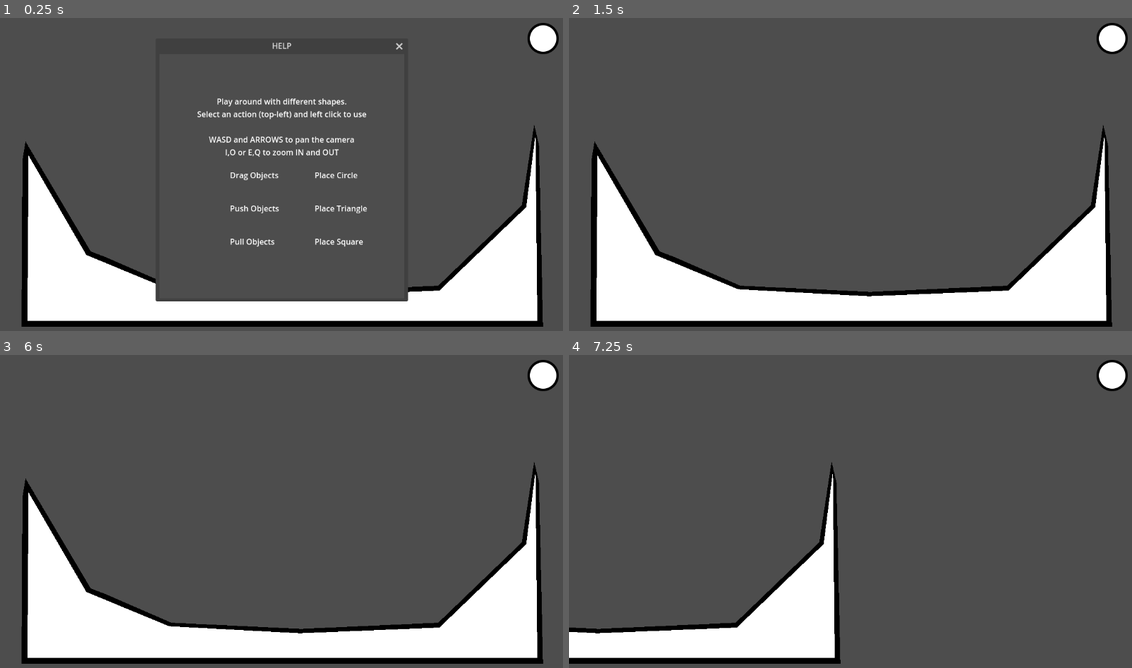
Above: before the commit, frames 1-4 (two rows, left to right).
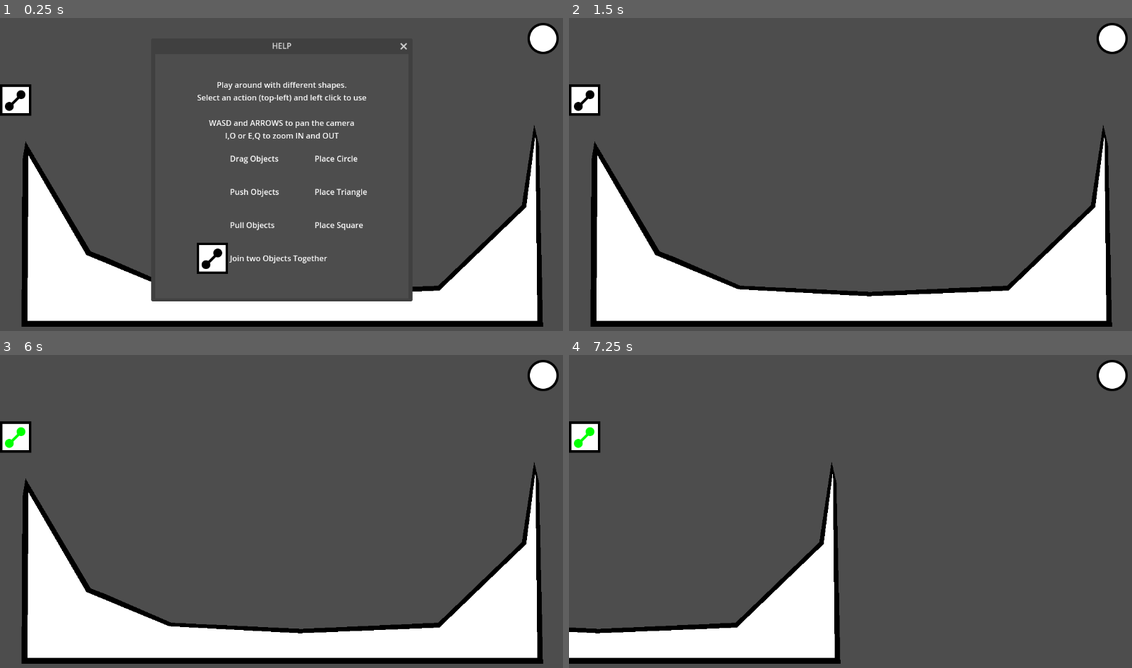
Above: after the commit, the same moments.

Repository: OgGhostJelly/With-my-balls
Game: Godot game, scene res://objects/game/game.tscn
Two runs of this game, one before a commit and one after it. Both use one fixed random seed, a clock stepped at 60 frames per second and the inputs below.
Inputs (mouse positions are in pixels of both pictures, inside the frame that each line leads up to):
- Up to frame 1 (0.25 s): no input
- Up to frame 2 (1.5 s): click (1109, 39) at 0.5 s; click (585, 33) at 1.25 s
- Up to frame 3 (6 s): click (50, 370) at 2 s; click (84, 370) at 2.75 s; click (16, 405) at 3.5 s; click (50, 405) at 4.25 s; click (84, 405) at 5 s; click (16, 436) at 5.77 s
- Up to frame 4 (7.25 s): tap Enter at 6.5 s; move the mouse to (974, 498) at 6.52 s; hold D (move_right) from 6.53 s (still down); click (974, 498) at 6.6 s

The runs differ from the first frame. In frame 1, 4.3% of the frame differs, in the area x 0-74%, y 7-91%; in frame 2, 0.6%; in frame 3, 0.6%; in frame 4, 0.6%.

Commit message:
Join Update
update export presets
join action
clean up code

Diff:
--- a/autoloads/PhysicsCursor/PhysicsCursor.gd
+++ b/autoloads/PhysicsCursor/PhysicsCursor.gd
@@ -7,25 +7,25 @@
 	circle = preload("res://objects/shape/circle/circle.tscn"),
 	square = preload("res://objects/shape/square/square.tscn"),
 	triangle = preload("res://objects/shape/triangle/triangle.tscn"),
+
+	joint = preload("res://objects/joint/joint.tscn"),
 }
 
 
-var states:  = {
-	place = {
-		circle = place.bind(scenes.circle),
-		square = place.bind(scenes.square),
-		triangle = place.bind(scenes.triangle)
-	},
+var states: = {
+	place_circle = place.bind(scenes.circle),
+	place_square = place.bind(scenes.square),
+	place_triangle = place.bind(scenes.triangle),
 
-	move = {
-		push = move.bind(1),
-		pull = move.bind(-1),
-		drag = func(): printerr('Dragging is outdated please fix')
-	}
+	move_push = move.bind(1),
+	move_pull = move.bind(-1),
+	move_drag = func drag(): printerr('Dragging is outdated please fix'),
+
+	joint_join = join,
 }
 
 
-var state: Callable = states.move.drag:
+var state: Callable = states.move_drag:
 	set(v): state = v; state_changed.emit()
 
 var push_radius: float = 180.0
@@ -39,14 +39,12 @@
 
 func _physics_process(_delta: float) -> void:
 	state.call()
-	PhysicsJointDragger.enabled = state == states.move.drag
+	PhysicsJointDragger.enabled = state == states.move_drag
 
 
 func _unhandled_input(event: InputEvent) -> void:
-	if not event.is_action("interact"):
-		return
-
-	is_interact_pressed = event.is_pressed()
+	if event.is_action("interact"):
+		is_interact_pressed = event.is_pressed()
 
 
 var place_timer_ref: WeakRef = weakref(null)
@@ -99,3 +97,22 @@
 		var collider: RigidBody2D = collision_info.collider
 
 		collider.apply_impulse(mouse_position.direction_to(collider.global_position) * (1 - ( mouse_position.distance_to(collider.global_position) / push_radius )) * push_impulse * modification)
+
+
+var drag
+
+func join() -> void:
+	var create_joint: Callable = func create_joint(node1: Node, node2: Node):
+		var obj: Joint2D = scenes.joint.instantiate()
+		obj.node_a = node1.get_path()
+		obj.node_b = node2.get_path()
+		node1.add_child(obj)
+
+
+	if Input.is_action_just_released("interact"):
+		var hover = Mouse.hover[0] if not Mouse.hover.is_empty() else null
+
+		if is_instance_valid(drag) and is_instance_valid(hover):
+			create_joint.call(drag.object, hover.object)
+
+	drag = Mouse.drag
--- a/classes/PhysicsCursorStateButton.gd
+++ b/classes/PhysicsCursorStateButton.gd
@@ -2,7 +2,7 @@
 class_name PhysicsCursorStateButton
 
 
-@export var state: Array[StringName]
+@export var state: String
 @export var display_hover_on_select: bool = true
 @export var selected: Texture
 @export var normal: Texture
@@ -15,7 +15,7 @@
 
 
 func update_display() -> void:
-	var state_object = PhysicsCursor.states[state[0]][state[1]]
+	var state_object = PhysicsCursor.states[state]
 
 	texture_normal = (
 		selected
@@ -27,4 +27,4 @@
 
 
 func _on_pressed() -> void:
-	PhysicsCursor.state = PhysicsCursor.states[state[0]][state[1]]
+	PhysicsCursor.state = PhysicsCursor.states[state]
--- /dev/null
+++ b/objects/joint/joint.gd
@@ -0,0 +1,31 @@
+extends DampedSpringJoint2D
+
+
+var node1: Node2D
+var node2: Node2D
+
+
+func _ready() -> void:
+	update_nodes()
+	length = node1.global_position.distance_to(node2.global_position)
+
+
+func _process(_delta: float) -> void:
+	queue_redraw()
+
+
+func _draw() -> void:
+	update_nodes()
+
+	if not node1 or not node2:
+		return
+
+	var node1pos: Vector2 = to_local(node1.global_position)
+	var node2pos: Vector2 = to_local(node2.global_position)
+
+	draw_line(node1pos, node2pos, Color.SADDLE_BROWN, 5)
+
+
+func update_nodes() -> void:
+	node1 = get_node(node_a)
+	node2 = get_node(node_b)
--- /dev/null
+++ b/objects/joint/joint.tscn
@@ -0,0 +1,10 @@
+[gd_scene load_steps=2 format=3 uid="uid://beise5uglq555"]
+
+[ext_resource type="Script" path="res://objects/joint/joint.gd" id="1_ythcr"]
+
+[node name="Joint" type="DampedSpringJoint2D"]
+disable_collision = false
+length = 1.0
+stiffness = 64.0
+damping = 0.7
+script = ExtResource("1_ythcr")
--- a/userinterfaces/game/game.tscn
+++ b/userinterfaces/game/game.tscn
@@ -14,6 +14,8 @@
 [ext_resource type="Texture2D" uid="uid://dan51o14u28dq" path="res://userinterfaces/game/move/push_selected.svg" id="12_0xnbj"]
 [ext_resource type="Texture2D" uid="uid://u36ampe8mtde" path="res://userinterfaces/game/move/pull.svg" id="13_k2xt7"]
 [ext_resource type="Texture2D" uid="uid://gbv7hs1x2wqu" path="res://userinterfaces/game/move/pull_selected.svg" id="13_pcvtq"]
+[ext_resource type="Texture2D" uid="uid://cyjf5rqhgi3nv" path="res://userinterfaces/game/join/join_selected.svg" id="15_l57rw"]
+[ext_resource type="Texture2D" uid="uid://ytay2q7tm7rl" path="res://userinterfaces/game/join/join.svg" id="16_go8dy"]
 
 [node name="Game" type="Control"]
 layout_mode = 3
@@ -48,7 +50,7 @@
 mouse_default_cursor_shape = 2
 texture_normal = ExtResource("2_fra0x")
 script = ExtResource("2_26esm")
-state = Array[StringName]([&"place", &"circle"])
+state = "place_circle"
 selected = ExtResource("2_pvw7j")
 normal = ExtResource("2_fra0x")
 
@@ -57,7 +59,7 @@
 mouse_default_cursor_shape = 2
 texture_normal = ExtResource("4_hj68e")
 script = ExtResource("2_26esm")
-state = Array[StringName]([&"place", &"triangle"])
+state = "place_triangle"
 selected = ExtResource("6_m4je1")
 normal = ExtResource("4_hj68e")
 
@@ -66,7 +68,7 @@
 mouse_default_cursor_shape = 2
 texture_normal = ExtResource("5_wfx75")
 script = ExtResource("2_26esm")
-state = Array[StringName]([&"place", &"square"])
+state = "place_square"
 selected = ExtResource("8_7pqu8")
 normal = ExtResource("5_wfx75")
 
@@ -78,7 +80,7 @@
 mouse_default_cursor_shape = 2
 texture_normal = ExtResource("9_b2aa7")
 script = ExtResource("2_26esm")
-state = Array[StringName]([&"move", &"drag"])
+state = "move_drag"
 selected = ExtResource("10_pfxak")
 normal = ExtResource("9_b2aa7")
 
@@ -87,7 +89,7 @@
 mouse_default_cursor_shape = 2
 texture_normal = ExtResource("11_tcg8i")
 script = ExtResource("2_26esm")
-state = Array[StringName]([&"move", &"push"])
+state = "move_push"
 selected = ExtResource("12_0xnbj")
 normal = ExtResource("11_tcg8i")
 
@@ -96,6 +98,18 @@
 mouse_default_cursor_shape = 2
 texture_normal = ExtResource("2_fra0x")
 script = ExtResource("2_26esm")
-state = Array[StringName]([&"move", &"pull"])
+state = "move_pull"
 selected = ExtResource("13_pcvtq")
 normal = ExtResource("13_k2xt7")
+
+[node name="Joint" type="HBoxContainer" parent="VBoxContainer"]
+layout_mode = 2
+
+[node name="Join" type="TextureButton" parent="VBoxContainer/Joint"]
+layout_mode = 2
+mouse_default_cursor_shape = 2
+texture_normal = ExtResource("2_fra0x")
+script = ExtResource("2_26esm")
+state = "joint_join"
+selected = ExtResource("15_l57rw")
+normal = ExtResource("16_go8dy")
--- /dev/null
+++ b/userinterfaces/game/join/join.svg
@@ -0,0 +1,89 @@
+<?xml version="1.0" encoding="UTF-8" standalone="no"?>
+<!-- Created with Inkscape (http://www.inkscape.org/) -->
+
+<svg
+   xmlns:dc="http://purl.org/dc/elements/1.1/"
+   xmlns:cc="http://creativecommons.org/ns#"
+   xmlns:rdf="http://www.w3.org/1999/02/22-rdf-syntax-ns#"
+   xmlns:svg="http://www.w3.org/2000/svg"
+   xmlns="http://www.w3.org/2000/svg"
+   xmlns:sodipodi="http://sodipodi.sourceforge.net/DTD/sodipodi-0.dtd"
+   xmlns:inkscape="http://www.inkscape.org/namespaces/inkscape"
+   width="64"
+   height="64"
+   viewBox="0 0 16.933333 16.933334"
+   version="1.1"
+   id="svg8"
+   inkscape:version="0.92.5 (2060ec1f9f, 2020-04-08)"
+   sodipodi:docname="join.svg">
+  <defs
+     id="defs2" />
+  <sodipodi:namedview
+     id="base"
+     pagecolor="#ffffff"
+     bordercolor="#666666"
+     borderopacity="1.0"
+     inkscape:pageopacity="0.0"
+     inkscape:pageshadow="2"
+     inkscape:zoom="10.3125"
+     inkscape:cx="33.793939"
+     inkscape:cy="32"
+     inkscape:document-units="mm"
+     inkscape:current-layer="layer1"
+     showgrid="false"
+     units="px"
+     inkscape:window-width="1600"
+     inkscape:window-height="851"
+     inkscape:window-x="0"
+     inkscape:window-y="25"
+     inkscape:window-maximized="1" />
+  <metadata
+     id="metadata5">
+    <rdf:RDF>
+      <cc:Work
+         rdf:about="">
+        <dc:format>image/svg+xml</dc:format>
+        <dc:type
+           rdf:resource="http://purl.org/dc/dcmitype/StillImage" />
+        <dc:title></dc:title>
+      </cc:Work>
+    </rdf:RDF>
+  </metadata>
+  <g
+     inkscape:label="Layer 1"
+     inkscape:groupmode="layer"
+     id="layer1"
+     transform="translate(0,-280.06665)">
+    <rect
+       style="opacity:1;fill:#000000;fill-opacity:1;stroke:none;stroke-width:13.64799309;stroke-linecap:round;stroke-linejoin:round;stroke-miterlimit:4;stroke-dasharray:none;stroke-opacity:1;paint-order:normal"
+       id="rect815"
+       width="16.933332"
+       height="16.933332"
+       x="0"
+       y="280.06665" />
+    <rect
+       y="281.38959"
+       x="1.3229166"
+       height="14.2875"
+       width="14.2875"
+       id="rect817"
+       style="opacity:1;fill:#ffffff;fill-opacity:1;stroke:none;stroke-width:11.5154953;stroke-linecap:round;stroke-linejoin:round;stroke-miterlimit:4;stroke-dasharray:none;stroke-opacity:1;paint-order:normal" />
+    <circle
+       style="opacity:1;fill:#000000;fill-opacity:1;stroke:none;stroke-width:4.35689831;stroke-linecap:round;stroke-linejoin:round;stroke-miterlimit:4;stroke-dasharray:none;stroke-opacity:1;paint-order:normal"
+       id="path819"
+       cx="5.0270829"
+       cy="291.9729"
+       r="2.3812499" />
+    <circle
+       r="2.3812499"
+       cy="285.62289"
+       cx="11.377083"
+       id="circle821"
+       style="opacity:1;fill:#000000;fill-opacity:1;stroke:none;stroke-width:4.35689831;stroke-linecap:round;stroke-linejoin:round;stroke-miterlimit:4;stroke-dasharray:none;stroke-opacity:1;paint-order:normal" />
+    <path
+       style="fill:none;stroke:#000000;stroke-width:1.32291667;stroke-linecap:butt;stroke-linejoin:miter;stroke-opacity:1;stroke-miterlimit:4;stroke-dasharray:none"
+       d="m 6.2088889,290.99635 4.8747471,-4.84909 z"
+       id="path825"
+       inkscape:connector-curvature="0" />
+  </g>
+</svg>
--- /dev/null
+++ b/userinterfaces/game/join/join_selected.svg
@@ -0,0 +1,89 @@
+<?xml version="1.0" encoding="UTF-8" standalone="no"?>
+<!-- Created with Inkscape (http://www.inkscape.org/) -->
+
+<svg
+   xmlns:dc="http://purl.org/dc/elements/1.1/"
+   xmlns:cc="http://creativecommons.org/ns#"
+   xmlns:rdf="http://www.w3.org/1999/02/22-rdf-syntax-ns#"
+   xmlns:svg="http://www.w3.org/2000/svg"
+   xmlns="http://www.w3.org/2000/svg"
+   xmlns:sodipodi="http://sodipodi.sourceforge.net/DTD/sodipodi-0.dtd"
+   xmlns:inkscape="http://www.inkscape.org/namespaces/inkscape"
+   width="64"
+   height="64"
+   viewBox="0 0 16.933333 16.933334"
+   version="1.1"
+   id="svg8"
+   inkscape:version="0.92.5 (2060ec1f9f, 2020-04-08)"
+   sodipodi:docname="join_selected.svg">
+  <defs
+     id="defs2" />
+  <sodipodi:namedview
+     id="base"
+     pagecolor="#ffffff"
+     bordercolor="#666666"
+     borderopacity="1.0"
+     inkscape:pageopacity="0.0"
+     inkscape:pageshadow="2"
+     inkscape:zoom="10.3125"
+     inkscape:cx="33.793939"
+     inkscape:cy="32"
+     inkscape:document-units="mm"
+     inkscape:current-layer="layer1"
+     showgrid="false"
+     units="px"
+     inkscape:window-width="1600"
+     inkscape:window-height="851"
+     inkscape:window-x="0"
+     inkscape:window-y="25"
+     inkscape:window-maximized="1" />
+  <metadata
+     id="metadata5">
+    <rdf:RDF>
+      <cc:Work
+         rdf:about="">
+        <dc:format>image/svg+xml</dc:format>
+        <dc:type
+           rdf:resource="http://purl.org/dc/dcmitype/StillImage" />
+        <dc:title></dc:title>
+      </cc:Work>
+    </rdf:RDF>
+  </metadata>
+  <g
+     inkscape:label="Layer 1"
+     inkscape:groupmode="layer"
+     id="layer1"
+     transform="translate(0,-280.06665)">
+    <rect
+       style="opacity:1;fill:#000000;fill-opacity:1;stroke:none;stroke-width:13.64799309;stroke-linecap:round;stroke-linejoin:round;stroke-miterlimit:4;stroke-dasharray:none;stroke-opacity:1;paint-order:normal"
+       id="rect815"
+       width="16.933332"
+       height="16.933332"
+       x="0"
+       y="280.06665" />
+    <rect
+       y="281.38959"
+       x="1.3229166"
+       height="14.2875"
+       width="14.2875"
+       id="rect817"
+       style="opacity:1;fill:#ffffff;fill-opacity:1;stroke:none;stroke-width:11.5154953;stroke-linecap:round;stroke-linejoin:round;stroke-miterlimit:4;stroke-dasharray:none;stroke-opacity:1;paint-order:normal" />
+    <circle
+       style="opacity:1;fill:#00ff00;fill-opacity:1;stroke:none;stroke-width:4.35689831;stroke-linecap:round;stroke-linejoin:round;stroke-miterlimit:4;stroke-dasharray:none;stroke-opacity:1;paint-order:normal"
+       id="path819"
+       cx="5.0270829"
+       cy="291.9729"
+       r="2.3812499" />
+    <circle
+       r="2.3812499"
+       cy="285.62289"
+       cx="11.377083"
+       id="circle821"
+       style="opacity:1;fill:#00ff00;fill-opacity:1;stroke:none;stroke-width:4.35689831;stroke-linecap:round;stroke-linejoin:round;stroke-miterlimit:4;stroke-dasharray:none;stroke-opacity:1;paint-order:normal" />
+    <path
+       style="fill:#00ff00;stroke:#00ff00;stroke-width:1.32291667;stroke-linecap:butt;stroke-linejoin:miter;stroke-opacity:1;stroke-miterlimit:4;stroke-dasharray:none"
+       d="m 6.2088889,290.99635 4.8747471,-4.84909 z"
+       id="path825"
+       inkscape:connector-curvature="0" />
+  </g>
+</svg>
--- a/userinterfaces/help/help.tscn
+++ b/userinterfaces/help/help.tscn
@@ -8,6 +8,7 @@
 [ext_resource type="Texture2D" uid="uid://cr22wuwrvonm7" path="res://userinterfaces/game/move/push.svg" id="6_mxeu1"]
 [ext_resource type="Texture2D" uid="uid://u36ampe8mtde" path="res://userinterfaces/game/move/pull.svg" id="7_5qy21"]
 [ext_resource type="Texture2D" uid="uid://deiovy4nf2d54" path="res://userinterfaces/game/place/circle.svg" id="8_v4088"]
+[ext_resource type="Texture2D" uid="uid://ytay2q7tm7rl" path="res://userinterfaces/game/join/join.svg" id="8_vvgbq"]
 [ext_resource type="Texture2D" uid="uid://dpuvn61ny0t1l" path="res://userinterfaces/game/place/triangle.svg" id="9_818gp"]
 [ext_resource type="Texture2D" uid="uid://m8iftrsc2fg7" path="res://userinterfaces/game/place/square.svg" id="10_d4jil"]
 
@@ -23,7 +24,8 @@
 
 [node name="Popup" type="Popup" parent="."]
 title = "HELP"
-size = Vector2i(484, 363)
+size = Vector2i(687, 443)
+visible = true
 borderless = false
 
 [node name="Tutorial" type="VBoxContainer" parent="Popup"]
@@ -124,4 +126,15 @@
 layout_mode = 2
 text = "Place Square"
 
+[node name="Join" type="HBoxContainer" parent="Popup/Tutorial"]
+layout_mode = 2
+
+[node name="TextureRect" type="TextureRect" parent="Popup/Tutorial/Join"]
+layout_mode = 2
+texture = ExtResource("8_vvgbq")
+
+[node name="Label" type="Label" parent="Popup/Tutorial/Join"]
+layout_mode = 2
+text = "Join two Objects Together"
+
 [connection signal="pressed" from="." to="." method="_on_pressed"]
Not shown, changed: export_presets.cfg
Not shown: 1 places in userinterfaces/game/game.tscn that only renumber resources
Not shown, added: userinterfaces/game/join/join.svg.import
Not shown, added: userinterfaces/game/join/join_selected.svg.import
Not shown: 1 places in userinterfaces/help/help.tscn that only renumber resources
